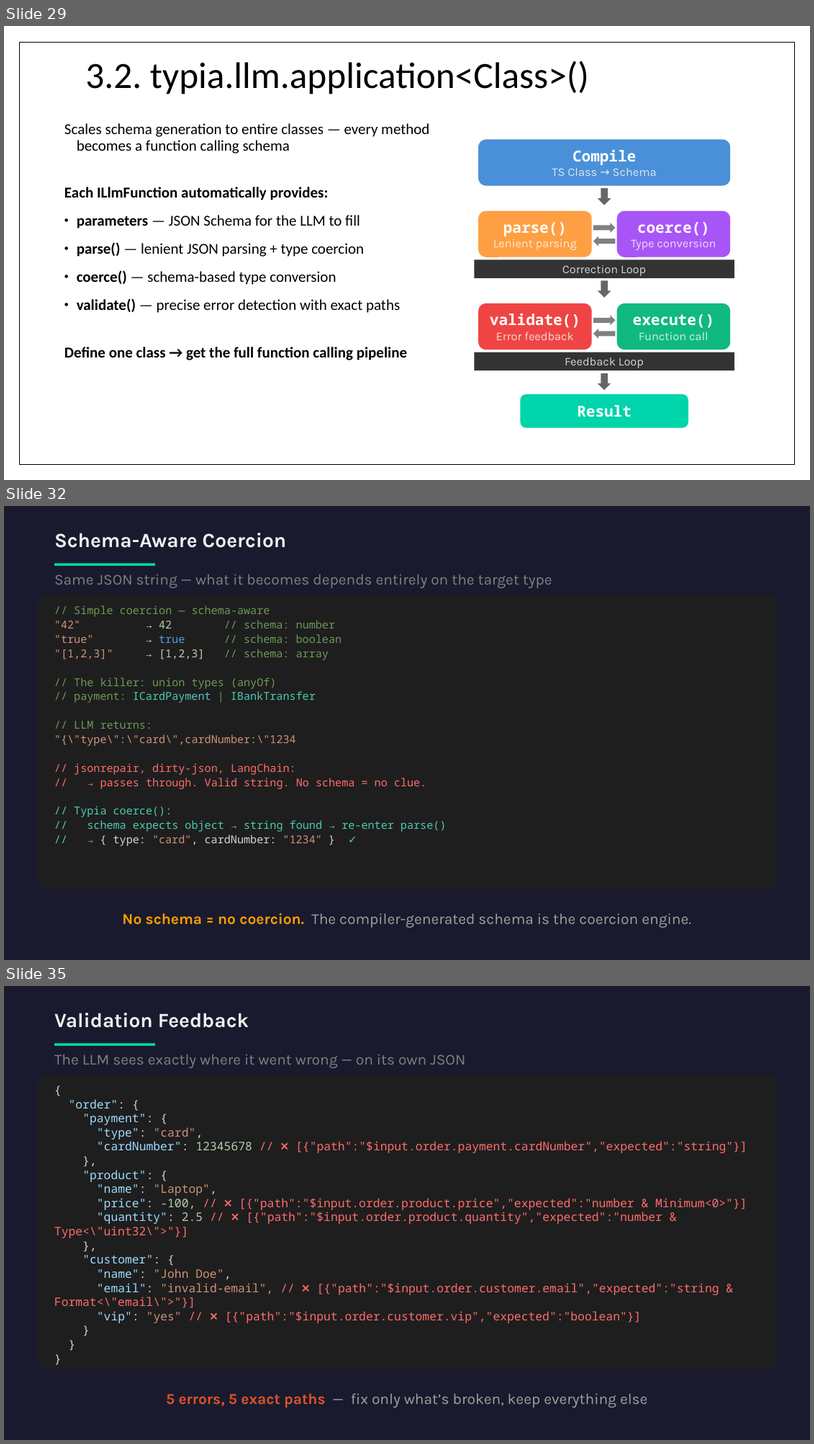
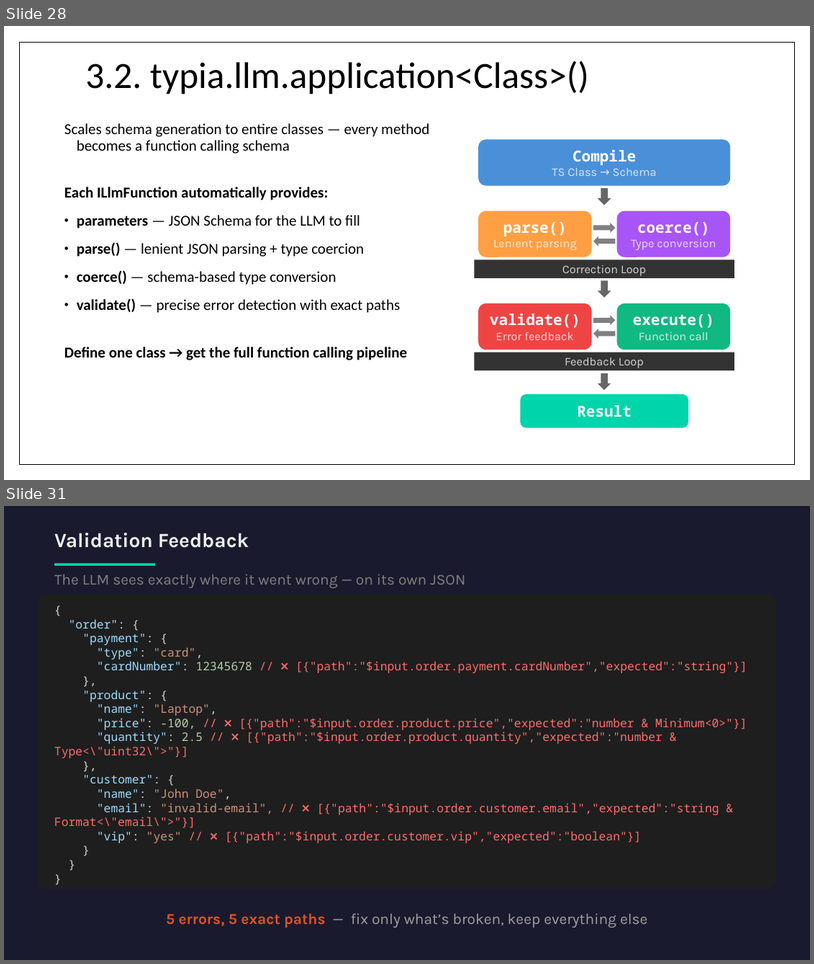
Before and after one commit to wrtnlabs/autobe, a slide deck: website/public/seminars/20260326-qwen-meetup-korea.pptx. Shown one above the other, each under a label of ours: slides 29, 32 and 35 before the commit, slides 28 and 31 after it; the slides between them are not shown. The pictures are 814x1444 and 814x964 pixels, drawn with LibreOffice and Linux fonts; fonts in the diff are those of the drawing. Boxes give left, top, right and bottom in pixels: in the first picture for what was removed or moved away, otherwise in the second. Text is boxed around its words. In the diff, an @@ line names an element or a change of style, - is before the commit and + after.

```diff
--- a/website/public/seminars/20260326-qwen-meetup-korea.pptx
+++ b/website/public/seminars/20260326-qwen-meetup-korea.pptx
@@ slide 32 removed at box(4, 506, 810, 960), background #1A1A2E @@
@@ rectangle removed at box(4, 506, 810, 960) @@
@@ text removed at box(54, 533, 287, 548) @@
-Schema-Aware Coercion
@@ rectangle removed at box(54, 563, 155, 565) @@
@@ text removed at box(54, 574, 553, 588) @@
-Same JSON string — what it becomes depends entirely on the target type
@@ rounded rectangle removed at box(38, 595, 777, 888) @@
@@ text removed at box(54, 605, 447, 846) @@
-// Simple coercion — schema-aware
-"42" → 42 // schema: number
-"true" → true // schema: boolean
-"[1,2,3]" → [1,2,3] // schema: array
-// The killer: union types (anyOf)
-// payment: ICardPayment | IBankTransfer
-// LLM returns:
-"{\"type\":\"card\",cardNumber:\"1234
-// jsonrepair, dirty-json, LangChain:
-// → passes through. Valid string. No schema = no clue.
-// Typia coerce():
-// schema expects object → string found → re-enter parse()
-// → { type: "card", cardNumber: "1234" } ✓
@@ text removed at box(122, 913, 692, 927) @@
-No schema = no coercion. The compiler-generated schema is the coercion engine.
@@ what was slide 29 is now slide 28 @@
@@ what was slide 35 is now slide 31 @@
```
Also in this commit, not shown: 7 slides changed, 4 other slides removed.
